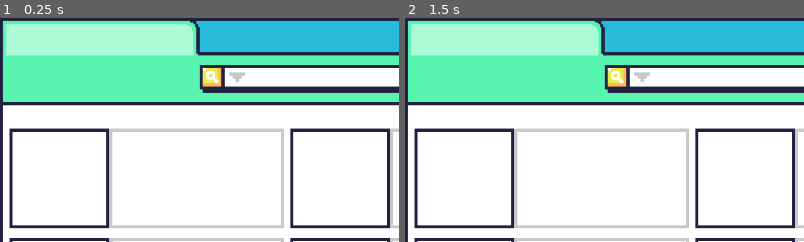
Above: before the commit, frames 1-2 (left to right).
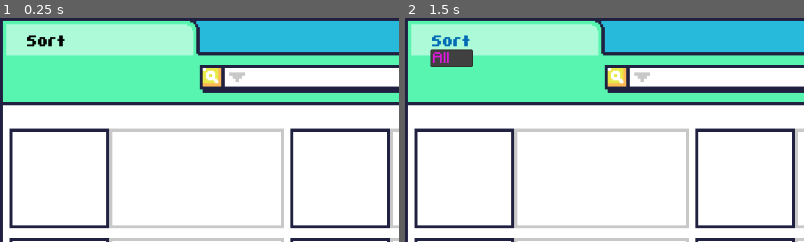
Above: after the commit, the same moments.

Repository: oatley/tojam-2025
Game: Godot game, scene res://Scenes/main.tscn
Same seed, same stepped clock (60 frames per second), same inputs: the game is played once before the commit and once after it.
Inputs (mouse positions are % of the whole screen's width and height, from its top left):
- Up to frame 1 (0.25 s): no input
- Up to frame 2 (1.5 s): click (0, 19) at 0.52 s; click (6, 5) at 1.25 s, where only the run after the commit has a clickable "Sort"
The pictures show only the part of the screen within x 0-50%, y 0-50%; the shares and areas given below are measured in that part.

The runs differ from the first frame. In frame 1, 0.3% of the frame differs, in the area x 6-17%, y 7-13%; in frame 2, 1.1%, in the area x 6-18%, y 7-22%.

Commit message:
fill sort menu with tab categories

Diff:
--- /dev/null
+++ b/Fonts/new_theme.tres
@@ -0,0 +1,9 @@
+[gd_resource type="Theme" load_steps=2 format=3 uid="uid://dgugqxyyff85u"]
+
+[ext_resource type="FontFile" uid="uid://cby3c4hxa2ie0" path="res://Fonts/pixelfontmedium.ttf" id="1_8slnm"]
+
+[resource]
+PopupMenu/colors/font_color = Color(0.87451, 0.0980392, 0.87451, 1)
+PopupMenu/font_sizes/font_size = 30
+PopupMenu/font_sizes/title_font_size = 30
+PopupMenu/fonts/font = ExtResource("1_8slnm")
--- a/Scenes/categories.tscn
+++ b/Scenes/categories.tscn
@@ -1,10 +1,15 @@
-[gd_scene format=3 uid="uid://ghhd307dbf73"]
+[gd_scene load_steps=2 format=3 uid="uid://ghhd307dbf73"]
+
+[ext_resource type="FontFile" uid="uid://6hqn3o6o7h5n" path="res://Fonts/pixelfontmediumbold.ttf" id="1_a63yd"]
 
 [node name="Categories" type="Node2D"]
 
 [node name="MenuButton" type="MenuButton" parent="."]
 offset_right = 91.0
 offset_bottom = 31.0
+theme_override_colors/font_color = Color(0, 0, 0, 1)
+theme_override_fonts/font = ExtResource("1_a63yd")
+theme_override_font_sizes/font_size = 30
 text = "Categories"
 item_count = 1
 popup/item_0/text = "All"
--- a/Scenes/items.gd
+++ b/Scenes/items.gd
@@ -49,7 +49,10 @@
 				items.append(i)
 		file.close()
 		#print ("items.gd: ", items)
+		print  ("items.gd: general categories ", item_general_categories)
+		print  ("items.gd: specific categories ", item_specific_categories)
 		print ("items.gd: data loaded successfully " + filename)
+
 	else:
 		print("items.gd: Error: could not open file")
 
--- a/Scenes/shop_item.tscn
+++ b/Scenes/shop_item.tscn
@@ -1,10 +1,12 @@
-[gd_scene load_steps=4 format=3 uid="uid://bkiei1ii7e1hk"]
+[gd_scene load_steps=6 format=3 uid="uid://bkiei1ii7e1hk"]
 
 [ext_resource type="Texture2D" uid="uid://dgipy1bl6iynu" path="res://Assets/storeBlock2_Off.png" id="1_ewy27"]
 [ext_resource type="Texture2D" uid="uid://h4l3vn87ya5j" path="res://Assets/storeBlock2_On.png" id="2_idtay"]
 [ext_resource type="Texture2D" uid="uid://bbveiqg1ydlc" path="res://Assets/storeBlock2_Over.png" id="3_asrp6"]
+[ext_resource type="FontFile" uid="uid://6hqn3o6o7h5n" path="res://Fonts/pixelfontmediumbold.ttf" id="4_asrp6"]
+[ext_resource type="FontFile" uid="uid://cby3c4hxa2ie0" path="res://Fonts/pixelfontmedium.ttf" id="5_tga60"]
 
-[node name="BoxContainer" type="BoxContainer"]
+[node name="ShopItems" type="BoxContainer"]
 offset_right = 40.0
 offset_bottom = 40.0
 
@@ -14,8 +16,62 @@
 texture_pressed = ExtResource("2_idtay")
 texture_hover = ExtResource("3_asrp6")
 
+[node name="LabelTitle" type="Label" parent="TextureButton"]
+layout_mode = 0
+offset_left = 266.0
+offset_top = 10.0
+offset_right = 694.0
+offset_bottom = 46.0
+theme_override_colors/font_color = Color(0, 0, 0, 1)
+theme_override_fonts/font = ExtResource("4_asrp6")
+theme_override_font_sizes/font_size = 17
+text = "Duca di Saragnano Alchymia Primitivo"
+horizontal_alignment = 1
+vertical_alignment = 1
+text_overrun_behavior = 3
+
+[node name="LabelBody" type="Label" parent="TextureButton"]
+offset_left = 279.0
+offset_top = 50.0
+offset_right = 683.0
+offset_bottom = 244.0
+theme_override_colors/font_color = Color(0, 0, 0, 1)
+theme_override_fonts/font = ExtResource("5_tga60")
+text = "Made in a ripe, jammy style, this bold Prim serves up notions of cherry preserves supported by velvety tannins. Pair with game stews or spice-crusted steaks.
+"
+vertical_alignment = 1
+autowrap_mode = 2
+text_overrun_behavior = 3
+
 [node name="TextureButton2" type="TextureButton" parent="."]
 layout_mode = 2
 texture_normal = ExtResource("1_ewy27")
 texture_pressed = ExtResource("2_idtay")
 texture_hover = ExtResource("3_asrp6")
+
+[node name="LabelTitle" type="Label" parent="TextureButton2"]
+layout_mode = 0
+offset_left = 266.0
+offset_top = 10.0
+offset_right = 694.0
+offset_bottom = 46.0
+theme_override_colors/font_color = Color(0, 0, 0, 1)
+theme_override_fonts/font = ExtResource("4_asrp6")
+theme_override_font_sizes/font_size = 17
+text = "Duca di Saragnano Alchymia Primitivo"
+horizontal_alignment = 1
+vertical_alignment = 1
+text_overrun_behavior = 3
+
+[node name="LabelBody" type="Label" parent="TextureButton2"]
+offset_left = 279.0
+offset_top = 50.0
+offset_right = 683.0
+offset_bottom = 244.0
+theme_override_colors/font_color = Color(0, 0, 0, 1)
+theme_override_fonts/font = ExtResource("5_tga60")
+text = "Made in a ripe, jammy style, this bold Prim serves up notions of cherry preserves supported by velvety tannins. Pair with game stews or spice-crusted steaks.
+"
+vertical_alignment = 1
+autowrap_mode = 2
+text_overrun_behavior = 3
--- /dev/null
+++ b/Scenes/sort.tscn
@@ -0,0 +1,23 @@
+[gd_scene load_steps=3 format=3 uid="uid://b13mr6v3x6sdm"]
+
+[ext_resource type="FontFile" uid="uid://6hqn3o6o7h5n" path="res://Fonts/pixelfontmediumbold.ttf" id="1_m7yk1"]
+[ext_resource type="Theme" uid="uid://dgugqxyyff85u" path="res://Fonts/new_theme.tres" id="1_oc3pf"]
+
+[node name="Sort" type="Node2D"]
+
+[node name="MenuButton" type="MenuButton" parent="."]
+offset_right = 91.0
+offset_bottom = 31.0
+theme = ExtResource("1_oc3pf")
+theme_override_colors/font_hover_pressed_color = Color(0, 0.415686, 0.705882, 1)
+theme_override_colors/font_hover_color = Color(0, 0.415686, 0.705882, 1)
+theme_override_colors/font_color = Color(0, 0, 0, 1)
+theme_override_colors/font_focus_color = Color(0, 0, 0, 1)
+theme_override_colors/font_pressed_color = Color(0, 0, 0, 1)
+theme_override_fonts/font = ExtResource("1_m7yk1")
+theme_override_font_sizes/font_size = 30
+text = "Sort"
+item_count = 1
+popup/item_0/text = "All"
+popup/item_0/checked = true
+popup/item_0/id = 0
--- a/Scenes/store.gd
+++ b/Scenes/store.gd
@@ -3,11 +3,48 @@
 # Tabs
 var tab_names = []
 var tab_nodes = []
-var tab = preload("res://Scenes/tab.tscn")
+#var tab_scene = preload("res://Scenes/tab.tscn") # Old Scene
+
 
 # Items
 var items = []
 
+
+
+
+func _ready():
+	tab_names = $Items.item_general_categories
+	#print("store.gd: general categories ", tab_names)
+	fill_sort_menu()
+	pass
+
+
+
+
+
+# Fill the sort menu with tab_names to filter the tabs
+func fill_sort_menu():
+	print (tab_names)
+	for tab in tab_names:
+		print (tab)
+		$Sort/MenuButton.get_popup().add_item(str(tab))
+
+	pass
+
+# Old tab buttons. No longer use?
+#func create_tabs():
+	#var posx = 0 # +150 min
+	#var posy = 0
+	#for category in tab_names:
+		#var instance = tab.instantiate()
+		#instance.name = category
+		#instance.change_text(category)
+		#var posxy = Vector2(posx, posy)
+		#instance.position = posxy
+		#tab_nodes.append (instance)
+		#add_child(instance)
+		#posx += 200
+	#pass
 
 #func _process (delta):
 	##if not tabs:
@@ -16,29 +53,7 @@
 			###print("store.gd: ", tabs)
 	#pass
 
-
-func _ready():
-	tab_names = $Items.item_general_categories
-	#create_tabs() # Changing to a drop down
-	pass
-
-func create_items():
-	items = $Items.items
-
-	pass
-
-
-
-func create_tabs():
-	var posx = 0 # +150 min
-	var posy = 0
-	for category in tab_names:
-		var instance = tab.instantiate()
-		instance.name = category
-		instance.change_text(category)
-		var posxy = Vector2(posx, posy)
-		instance.position = posxy
-		tab_nodes.append (instance)
-		add_child(instance)
-		posx += 200
-	pass
+#
+#func create_items():
+	#items = $Items.items
+	#pass
--- a/Scenes/store.tscn
+++ b/Scenes/store.tscn
@@ -1,106 +1,22 @@
-[gd_scene load_steps=5 format=3 uid="uid://dk34vxo0hctcr"]
+[gd_scene load_steps=6 format=3 uid="uid://dk34vxo0hctcr"]
 
 [ext_resource type="PackedScene" uid="uid://b7svf5v4n3r5n" path="res://Scenes/items.tscn" id="1_c3i85"]
 [ext_resource type="Script" uid="uid://bhynsbuk61gc8" path="res://Scenes/store.gd" id="1_lkwxl"]
 [ext_resource type="Texture2D" uid="uid://6ppehshicyo7" path="res://Assets/tojam25_layoutFile2.png" id="3_h38w0"]
-[ext_resource type="Texture2D" uid="uid://dgipy1bl6iynu" path="res://Assets/storeBlock2_Off.png" id="4_j65sj"]
+[ext_resource type="PackedScene" uid="uid://cl074wb2publg" path="res://Scenes/tab_container.tscn" id="4_j65sj"]
+[ext_resource type="PackedScene" uid="uid://b13mr6v3x6sdm" path="res://Scenes/sort.tscn" id="5_w6sp3"]
 
 [node name="Store" type="Node2D"]
 script = ExtResource("1_lkwxl")
-
-[node name="Items" parent="." instance=ExtResource("1_c3i85")]
 
 [node name="Tojam25LayoutRef1" type="Sprite2D" parent="."]
 texture = ExtResource("3_h38w0")
 centered = false
 
-[node name="ScrollContainer" type="ScrollContainer" parent="."]
-layout_direction = 2
-offset_left = 5.0
-offset_top = 210.0
-offset_right = 1441.0
-offset_bottom = 1069.0
-size_flags_vertical = 3
-vertical_scroll_mode = 2
+[node name="Sort" parent="." instance=ExtResource("5_w6sp3")]
+position = Vector2(61, 38)
 
-[node name="VBoxContainer" type="VBoxContainer" parent="ScrollContainer"]
-layout_mode = 2
-alignment = 1
+[node name="Items" parent="." instance=ExtResource("1_c3i85")]
 
-[node name="BoxContainer" type="BoxContainer" parent="ScrollContainer/VBoxContainer"]
-visible = false
-layout_mode = 2
-
-[node name="TextureRect3" type="TextureRect" parent="ScrollContainer/VBoxContainer/BoxContainer"]
-layout_mode = 2
-texture = ExtResource("4_j65sj")
-
-[node name="TextureRect" type="TextureRect" parent="ScrollContainer/VBoxContainer/BoxContainer"]
-layout_mode = 2
-texture = ExtResource("4_j65sj")
-
-[node name="BoxContainer2" type="BoxContainer" parent="ScrollContainer/VBoxContainer"]
-visible = false
-layout_mode = 2
-
-[node name="TextureRect3" type="TextureRect" parent="ScrollContainer/VBoxContainer/BoxContainer2"]
-layout_mode = 2
-texture = ExtResource("4_j65sj")
-
-[node name="TextureRect" type="TextureRect" parent="ScrollContainer/VBoxContainer/BoxContainer2"]
-layout_mode = 2
-texture = ExtResource("4_j65sj")
-
-[node name="BoxContainer3" type="BoxContainer" parent="ScrollContainer/VBoxContainer"]
-visible = false
-layout_mode = 2
-
-[node name="TextureRect3" type="TextureRect" parent="ScrollContainer/VBoxContainer/BoxContainer3"]
-layout_mode = 2
-texture = ExtResource("4_j65sj")
-
-[node name="TextureRect" type="TextureRect" parent="ScrollContainer/VBoxContainer/BoxContainer3"]
-layout_mode = 2
-texture = ExtResource("4_j65sj")
-
-[node name="BoxContainer4" type="BoxContainer" parent="ScrollContainer/VBoxContainer"]
-visible = false
-layout_mode = 2
-
-[node name="TextureRect3" type="TextureRect" parent="ScrollContainer/VBoxContainer/BoxContainer4"]
-layout_mode = 2
-texture = ExtResource("4_j65sj")
-
-[node name="TextureRect" type="TextureRect" parent="ScrollContainer/VBoxContainer/BoxContainer4"]
-layout_mode = 2
-texture = ExtResource("4_j65sj")
-
-[node name="BoxContainer5" type="BoxContainer" parent="ScrollContainer/VBoxContainer"]
-visible = false
-layout_mode = 2
-
-[node name="TextureRect3" type="TextureRect" parent="ScrollContainer/VBoxContainer/BoxContainer5"]
-layout_mode = 2
-texture = ExtResource("4_j65sj")
-
-[node name="TextureRect" type="TextureRect" parent="ScrollContainer/VBoxContainer/BoxContainer5"]
-layout_mode = 2
-texture = ExtResource("4_j65sj")
-
-[node name="BoxContainer6" type="BoxContainer" parent="ScrollContainer/VBoxContainer"]
-visible = false
-layout_mode = 2
-
-[node name="TextureRect3" type="TextureRect" parent="ScrollContainer/VBoxContainer/BoxContainer6"]
-layout_mode = 2
-texture = ExtResource("4_j65sj")
-
-[node name="TextureRect" type="TextureRect" parent="ScrollContainer/VBoxContainer/BoxContainer6"]
-layout_mode = 2
-texture = ExtResource("4_j65sj")
-
-[node name="BoxContainer7" type="BoxContainer" parent="ScrollContainer/VBoxContainer"]
-layout_mode = 2
-
-[node name="TextureButton" type="TextureButton" parent="ScrollContainer/VBoxContainer/BoxContainer7"]
-layout_mode = 2
+[node name="ScrollContainer" parent="." instance=ExtResource("4_j65sj")]
+offset_left = 7.0
--- /dev/null
+++ b/Scenes/tab_container.tscn
@@ -0,0 +1,14 @@
+[gd_scene format=3 uid="uid://cl074wb2publg"]
+
+[node name="ScrollContainer" type="ScrollContainer"]
+layout_direction = 2
+offset_left = 5.0
+offset_top = 210.0
+offset_right = 1441.0
+offset_bottom = 1069.0
+size_flags_vertical = 3
+vertical_scroll_mode = 2
+
+[node name="VBoxContainer" type="VBoxContainer" parent="."]
+layout_mode = 2
+alignment = 1
Not shown, added: Fonts/pixelfontmedium.ttf.import
Not shown, added: Fonts/pixelfontmediumbold.ttf.import
Not shown, added: Fonts/pixelfontsmall.ttf.import
